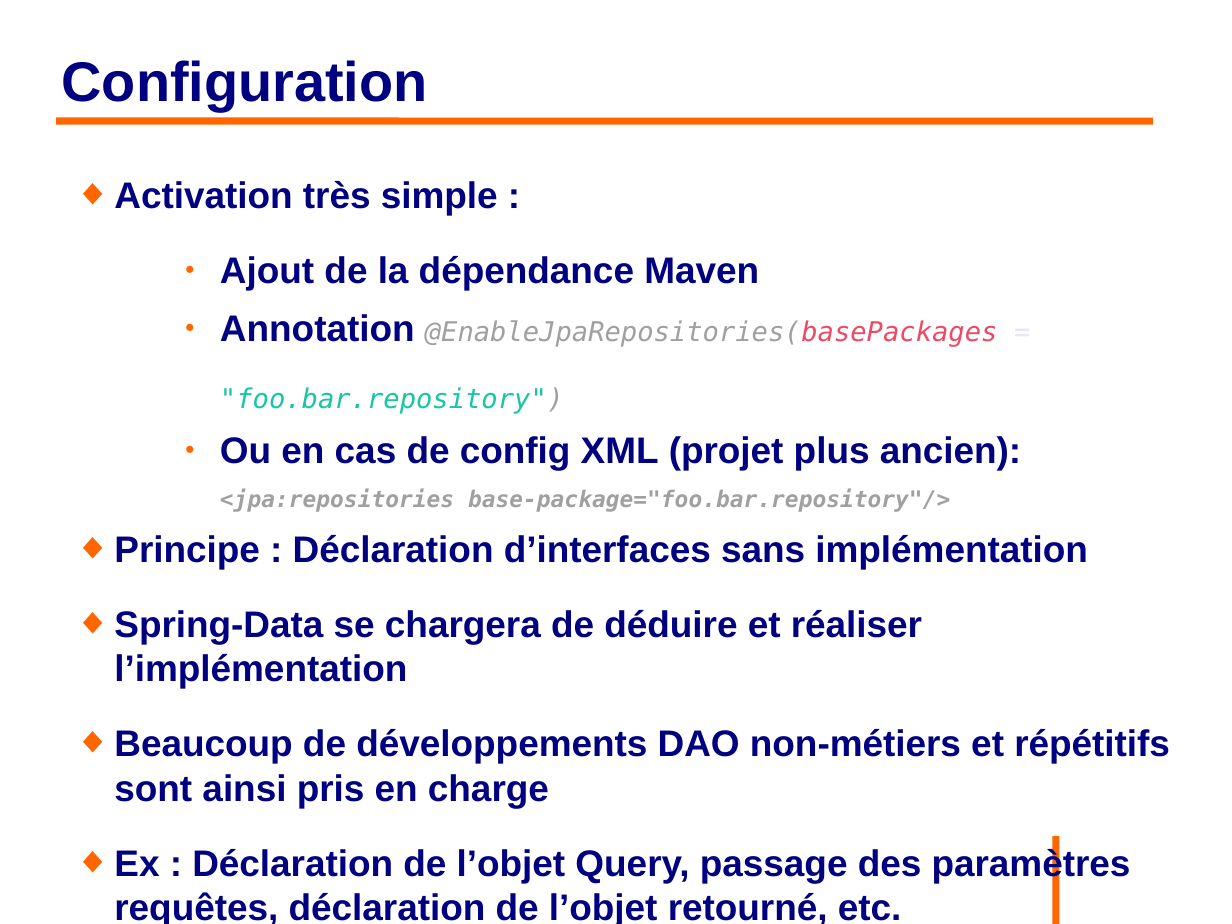
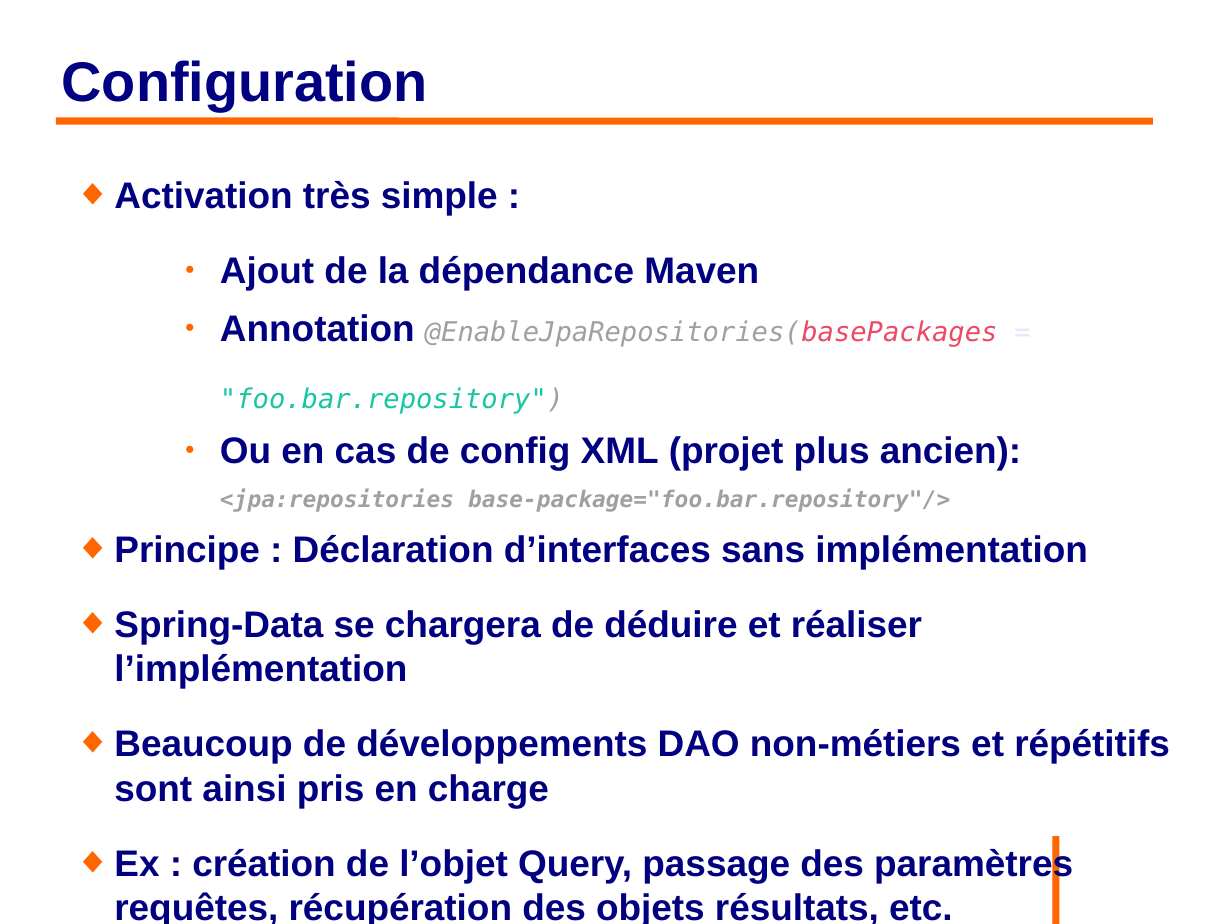
Before and after one commit to philphils/formation-hibernate-avancee, a slide deck: slide 32 of Documentation/diapo_formation_hibernate_avancee.odp. Drawn at 1232x924 pixels with LibreOffice and Linux fonts; fonts in the diff are those of the drawing; background and template pictures are left out. Boxes give left, top, right and bottom in pixels: in the first picture for what was removed or moved away, otherwise in the second. Text is boxed around its words. In the diff, an @@ line names an element or a change of style, - is before the commit and + after.

```diff
--- a/Documentation/diapo_formation_hibernate_avancee.odp
+++ b/Documentation/diapo_formation_hibernate_avancee.odp
@@ text at [114, 847, 1073, 924]: text changed @@
-◆ Ex : Déclaration de l’objet Query, passage des paramètres requêtes, déclaration de l’objet retourné, etc.
+◆ Ex : création de l’objet Query, passage des paramètres requêtes, récupération des objets résultats, etc.
```
Also in this commit, not shown: 1 other slide changed.
